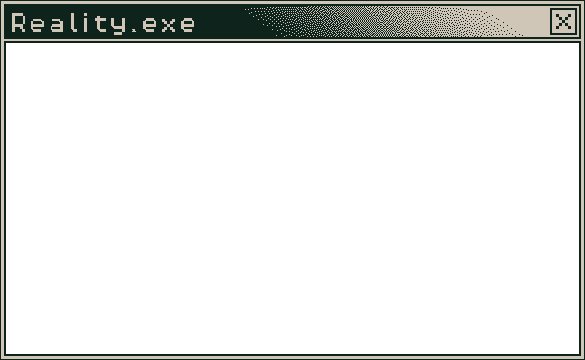
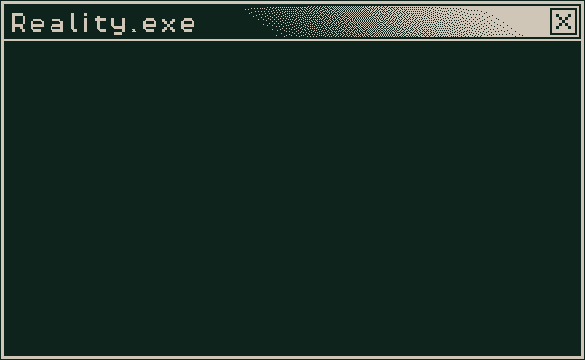
Layers edited between the first and the second 585x360 image:
moved "Layer 1" above "!" over box(6, 43, 579, 354)
painted on "!" over box(6, 43, 579, 354)
